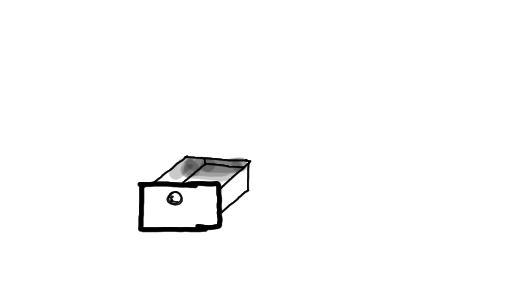
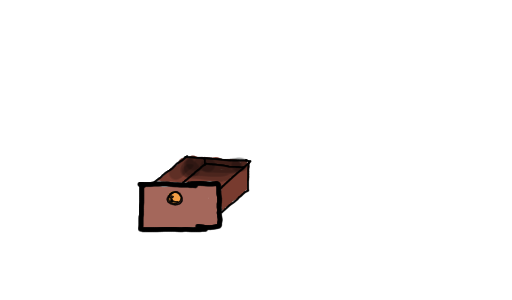
Comparing the layer stacks of the two w=512, h=300 images. Changes:
painted on "Malebene 1" over [143, 155, 250, 232]
